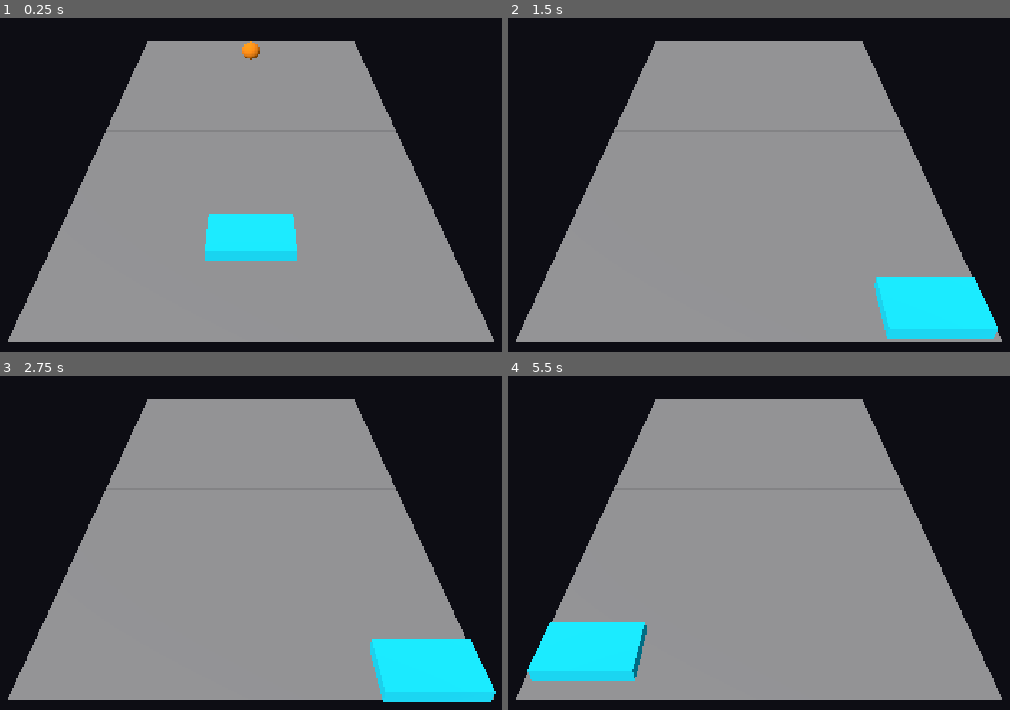
Above: before the commit, frames 1-4 (two rows, left to right).
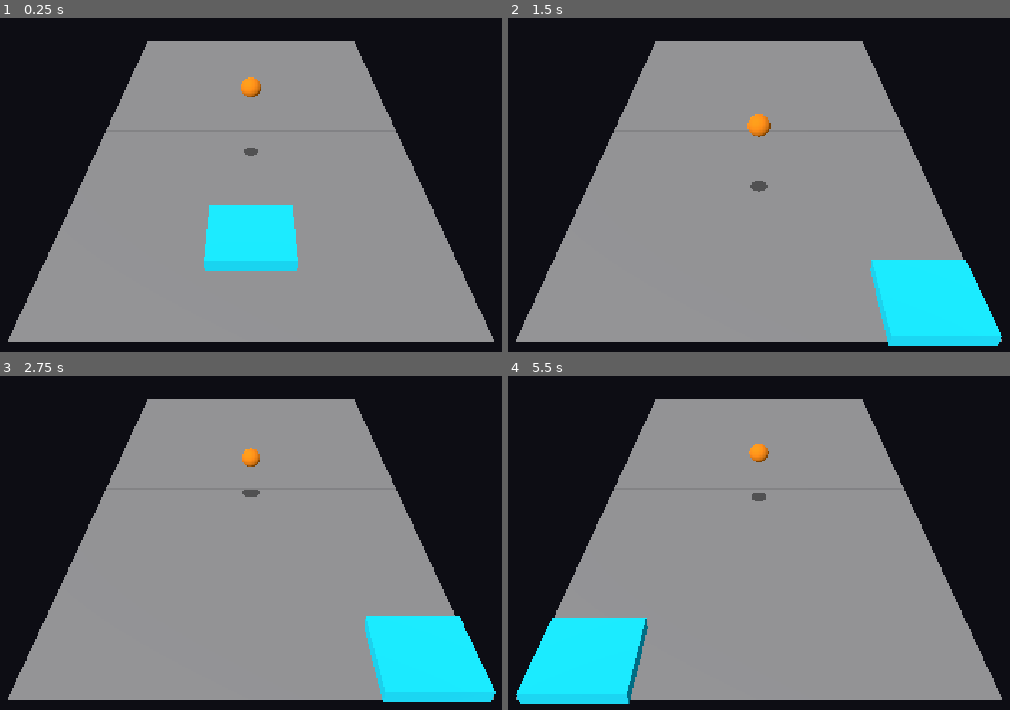
Above: after the commit, the same moments.

Repository: konserva93/galaxy-pong-2
Game: Godot game, scene res://scenes/Main.tscn
The game is run twice, just before and just after one commit, with the same random seed, the same clock (stepped at 60 frames per second) and the same inputs.
Inputs (mouse positions are in pixels of both pictures, inside the frame that each line leads up to):
- Up to frame 1 (0.25 s): no input
- Up to frame 2 (1.5 s): move the mouse to (934, 108) at 0.52 s; hold D (move_right) 0.53-1.28 s; move the mouse to (598, 154) at 1.27 s; hold S (move_back) from 1.28 s (still down)
- Up to frame 3 (2.75 s): move the mouse to (331, 389) at 2.02 s; release S (move_back) at 2.03 s; hold D (move_right) from 2.03 s (still down)
- Up to frame 4 (5.5 s): move the mouse to (718, 579) at 2.77 s; release D (move_right) at 2.78 s; hold W (move_forward) 2.78-3.53 s; move the mouse to (999, 556) at 3.52 s; hold A (move_left) 3.53-5.03 s; move the mouse to (518, 422) at 4.27 s; move the mouse to (799, 489) at 5.02 s; hold S (move_back) from 5.03 s (still down)

The runs differ from the first frame. In frame 1, 1.4% of the frame differs, in the area x 40-60%, y 6-76%; in frame 2, 1.8%; in frame 3, 1.6%; in frame 4, 2.1%, in the area x 1-52%, y 20-99%.

Commit message:
feat: paddle hit detection (1.4), with fixes and tuning from playtesting
Ball.gd catches the ball when it crosses a paddle's paddle_hit_height
moving downward, and is within that paddle's footprint (only counts
a top-down crossing, not any touch in either direction -- otherwise
the ball re-triggered a "hit" every frame right after bouncing, since
it snaps to exactly hit_height on impact, which felt like the ball
sinking/bogging down into a moving paddle). Paddles now track their
own velocity so it can contribute to the outgoing shot
(paddle_velocity_influence). Vertical launch force (ball_launch_vy)
stays constant per hit; horizontal aim (X) and the offset-based part
of forward speed (Z) scale with how far from paddle center the ball
was caught (ball_hit_horizontal_factor).

The bounce direction is always forced toward the opponent's half
(paddle Z>0 hits toward -Z, and vice versa for the future AI paddle)
regardless of hit offset or paddle velocity -- catching the ball at
the paddle's own-side edge used to be able to send it backward.

Z bounce force is now a guaranteed base amount (ball_hit_forward_speed)
plus a smaller offset-dependent bonus, instead of being entirely
offset-dependent (which gave zero forward push on a dead-center hit).
This was tuned per feedback: a stronger, more consistent forward hit
that varies less based on exactly where the ball lands on the paddle.

Other tuning/QoL from this pass:
- Player paddle depth (Z) increased 50% (1.2 -> 1.8), synced between
  paddle_player.gd's default and PlayerPaddle.tscn's mesh/collision.
- Ball auto-resets to its start position and relaunches when it falls
  below the field, so manual hit-feel testing doesn't require
  restarting the scene (temporary, replaced by real goal/serve logic
  in tasks 1.6/1.7).
- A flat shadow disc tracks the ball's X/Z at all times, shrinking
  with height; it renders on the paddle's surface instead of the
  field when the ball is over it, so it's never hidden underneath.
  A true directional-light shadow would sit at an angle and mislead
  rather than help judge where the ball will land.
- Temporary test launch (main.gd) now sends the ball toward the
  player so hits can actually be tried by hand.

Verified headless throughout: hit formula (center/offset/paddle-
velocity/miss), the no-repeated-hit fix, the always-forward guarantee
even against a hard backward paddle velocity, and the new base-plus-
offset Z formula all match expected values exactly.

Diff:
--- a/scenes/Ball.tscn
+++ b/scenes/Ball.tscn
@@ -13,6 +13,17 @@
 [sub_resource type="SphereShape3D" id="SphereShape3D_ball"]
 radius = 0.3
 
+[sub_resource type="StandardMaterial3D" id="StandardMaterial3D_shadow"]
+transparency = 1
+shading_mode = 0
+albedo_color = Color(0, 0, 0, 0.45)
+
+[sub_resource type="CylinderMesh" id="CylinderMesh_shadow"]
+material = SubResource("StandardMaterial3D_shadow")
+top_radius = 0.35
+bottom_radius = 0.35
+height = 0.02
+
 [node name="Ball" type="Area3D"]
 transform = Transform3D(1, 0, 0, 0, 1, 0, 0, 0, 1, 0, 1, 0)
 script = ExtResource("1_ball")
@@ -22,3 +33,6 @@
 
 [node name="CollisionShape3D" type="CollisionShape3D" parent="."]
 shape = SubResource("SphereShape3D_ball")
+
+[node name="ShadowMesh" type="MeshInstance3D" parent="."]
+mesh = SubResource("CylinderMesh_shadow")
--- a/scenes/PlayerPaddle.tscn
+++ b/scenes/PlayerPaddle.tscn
@@ -7,12 +7,12 @@
 
 [sub_resource type="BoxMesh" id="BoxMesh_paddle"]
 material = SubResource("StandardMaterial3D_paddle")
-size = Vector3(2, 0.3, 1.2)
+size = Vector3(2, 0.3, 1.8)
 
 [sub_resource type="BoxShape3D" id="BoxShape3D_paddle"]
-size = Vector3(2, 0.3, 1.2)
+size = Vector3(2, 0.3, 1.8)
 
-[node name="PlayerPaddle" type="Area3D"]
+[node name="PlayerPaddle" type="Area3D" groups=["paddles"]]
 transform = Transform3D(1, 0, 0, 0, 1, 0, 0, 0, 1, 0, 1, 6)
 script = ExtResource("1_paddle")
 
--- a/scripts/ball.gd
+++ b/scripts/ball.gd
@@ -1,17 +1,124 @@
 extends Area3D
 
 ## Мяч: баллистическое движение (парабола) — гравитация действует на vy,
-## позиция обновляется по velocity * delta. Отбивание, гол/аут — в задачах 1.4/1.6.
+## позиция обновляется по velocity * delta. Отбивание веслом — ниже.
+## Гол/аут — в задаче 1.6.
+##
+## Отбитие засчитывается, когда Y мяча пересекает paddle_hit_height весла и
+## его XZ-позиция в этот момент попадает в площадь весла (см. GameDesign 3.3).
+## Вёсла ищутся по группе "paddles", чтобы работать одинаково и с игроком, и
+## с AI (появится в задаче 1.5) без изменений в этом скрипте.
 
 @export var ball_gravity: float = -20.0
+@export var ball_launch_vy: float = 8.0
+@export var ball_hit_forward_speed: float = 8.0
+@export var ball_hit_horizontal_factor: float = 3.0
+@export var paddle_velocity_influence: float = 0.5
+
+const SHADOW_GROUND_Y: float = 0.02
+const SHADOW_MIN_SCALE: float = 0.35
+const SHADOW_HEIGHT_SHRINK_FACTOR: float = 0.15
+# Половина толщины меша весла (0.3) плюс небольшой зазор, чтобы тень лежала
+# поверх весла, а не внутри его коробки. Подогнать, если толщина меша весла
+# изменится.
+const SHADOW_PADDLE_SURFACE_OFFSET: float = 0.17
 
 var velocity: Vector3 = Vector3.ZERO
 
+var _paddles: Array[Node] = []
+
+@onready var _shadow: MeshInstance3D = $ShadowMesh
+
+
+func _ready() -> void:
+	_paddles = get_tree().get_nodes_in_group("paddles")
+
 
 func _physics_process(delta: float) -> void:
+	var y_before := position.y
+
 	velocity.y += ball_gravity * delta
 	position += velocity * delta
+
+	_check_paddle_hits(y_before, position.y)
+	_update_shadow()
+
+
+func _update_shadow() -> void:
+	# Тень-«блин» держится строго под мячом по X/Z — в отличие от настоящей
+	# тени от направленного света (которая легла бы под углом), это
+	# однозначно показывает, куда мяч сейчас упадёт. Ложится на поверхность
+	# весла, если мяч сейчас над его площадью (иначе тень рисовалась бы под
+	# непрозрачным веслом и была бы не видна), иначе — на уровень поля.
+	# Слегка уменьшается с высотой, чтобы дополнительно читалась глубина.
+	var surface_y := SHADOW_GROUND_Y
+	for paddle in _paddles:
+		if is_instance_valid(paddle) and _is_within_paddle(paddle):
+			surface_y = paddle.paddle_hit_height + SHADOW_PADDLE_SURFACE_OFFSET
+			break
+
+	_shadow.position.y = surface_y - position.y
+	var shadow_scale: float = clamp(1.0 - position.y * SHADOW_HEIGHT_SHRINK_FACTOR, SHADOW_MIN_SCALE, 1.0)
+	_shadow.scale = Vector3(shadow_scale, 1.0, shadow_scale)
 
 
 func launch(new_velocity: Vector3) -> void:
 	velocity = new_velocity
+
+
+func _check_paddle_hits(y_before: float, y_after: float) -> void:
+	for paddle in _paddles:
+		if not is_instance_valid(paddle):
+			continue
+
+		# Только пересечение СВЕРХУ ВНИЗ — мяч подлетает и попадает в весло
+		# "с лёта". Строгое неравенство для y_before принципиально: сразу
+		# после удара мяч снапается ровно на hit_height и улетает вверх, и
+		# нестрогая проверка в обе стороны считала бы это новым пересечением
+		# на каждом следующем кадре, пока мяч не покинет площадь весла по
+		# XZ — отсюда и было "вязнет" при повторных срабатываниях удара.
+		var hit_height: float = paddle.paddle_hit_height
+		var crossed_downward := y_before > hit_height and y_after <= hit_height
+		if not crossed_downward:
+			continue
+
+		if _is_within_paddle(paddle):
+			_apply_hit(paddle, hit_height)
+			return # за один кадр возможен только один удар
+
+
+func _is_within_paddle(paddle: Node) -> bool:
+	var half_size: Vector2 = paddle.paddle_size / 2.0
+	var local_offset := Vector2(position.x - paddle.position.x, position.z - paddle.position.z)
+	return abs(local_offset.x) <= half_size.x and abs(local_offset.y) <= half_size.y
+
+
+func _apply_hit(paddle: Node, hit_height: float) -> void:
+	position.y = hit_height
+
+	var half_size: Vector2 = paddle.paddle_size / 2.0
+	var offset := Vector2(
+		(position.x - paddle.position.x) / half_size.x,
+		(position.z - paddle.position.z) / half_size.y
+	)
+
+	# Отскок всегда летит в сторону соперника: весло на половине игрока
+	# (Z>0) бьёт в сторону AI (-Z), и наоборот. ball_hit_forward_speed —
+	# гарантированная базовая сила по Z независимо от точки попадания;
+	# смещение по глубине весла (offset.y) добавляет к ней небольшую
+	# переменную часть (ball_hit_horizontal_factor), а не задаёт всю силу
+	# целиком — иначе удар в центр весла давал бы нулевой Z, а попадание в
+	# "свой" край отправляло бы мяч назад, на свою же половину.
+	var forward_sign := -1.0 if paddle.position.z > 0.0 else 1.0
+
+	var base_dir := Vector3(
+		offset.x * ball_hit_horizontal_factor,
+		ball_launch_vy,
+		(ball_hit_forward_speed + absf(offset.y) * ball_hit_horizontal_factor) * forward_sign
+	)
+
+	var paddle_velocity: Vector3 = paddle.velocity
+	velocity = base_dir + paddle_velocity * paddle_velocity_influence
+	# Финальная гарантия "только вперёд" даже если вклад скорости весла
+	# (paddle_velocity_influence) тянул бы мяч назад.
+	velocity.z = absf(velocity.z) * forward_sign
--- a/scripts/main.gd
+++ b/scripts/main.gd
@@ -4,13 +4,26 @@
 ## Игровой цикл (счёт, состояния, сигналы) добавляется в задачах 1.6/1.7.
 
 const BALL_LAUNCH_VY: float = 8.0
+const BALL_LAUNCH_VELOCITY: Vector3 = Vector3(0.0, BALL_LAUNCH_VY, 5.0)
 
 @onready var _camera: Camera3D = $Camera3D
 @onready var _ball: Area3D = $Ball
 
+var _ball_start_position: Vector3
+
 
 func _ready() -> void:
 	_camera.look_at(Vector3.ZERO, Vector3.UP)
-	# Временный тестовый запуск баллистики мяча для задачи 1.3.
+	_ball_start_position = _ball.position
+	# Временный тестовый запуск мяча в сторону игрока для задач 1.3/1.4.
 	# Будет заменён подачей от GameManager в задаче 1.7.
-	_ball.launch(Vector3(0.0, BALL_LAUNCH_VY, -6.0))
+	_ball.launch(BALL_LAUNCH_VELOCITY)
+
+
+func _physics_process(_delta: float) -> void:
+	# Временный авто-возврат мяча для удобства ручного теста удара (задача 1.4),
+	# чтобы не перезапускать сцену каждый промах. Настоящее правило гола/аута —
+	# в задаче 1.6, настоящая подача — в 1.7; это заменит текущий костыль.
+	if _ball.position.y < 0.0:
+		_ball.position = _ball_start_position
+		_ball.launch(BALL_LAUNCH_VELOCITY)
--- a/scripts/paddle_player.gd
+++ b/scripts/paddle_player.gd
@@ -21,7 +21,7 @@
 
 @export var paddle_speed: float = 12.0
 @export var paddle_hit_height: float = 1.0
-@export var paddle_size: Vector2 = Vector2(2.0, 1.2) # X ширина, Z глубина
+@export var paddle_size: Vector2 = Vector2(2.0, 1.8) # X ширина, Z глубина
 @export var mouse_follow_speed: float = 15.0
 @export_node_path("Node3D") var field_path: NodePath
 
@@ -43,10 +43,15 @@
 var _mouse_x_screen_range: Vector2
 var _mouse_z_screen_range: Vector2
 
+## Скорость весла в текущем кадре (для вклада в удар мяча, см. ball.gd).
+var velocity: Vector3 = Vector3.ZERO
+var _previous_position: Vector3
+
 
 func _ready() -> void:
 	position.y = paddle_hit_height
 	_last_mouse_pos = get_viewport().get_mouse_position()
+	_previous_position = position
 
 	if _field != null:
 		_field_width = _field.field_width
@@ -75,6 +80,9 @@
 	_apply_keyboard_movement(delta)
 	_apply_mouse_movement(delta, camera)
 	_clamp_to_bounds(camera)
+
+	velocity = (position - _previous_position) / delta
+	_previous_position = position
 
 
 func _apply_keyboard_movement(delta: float) -> void:
Not shown: 1 places in scenes/Ball.tscn that only renumber resources
